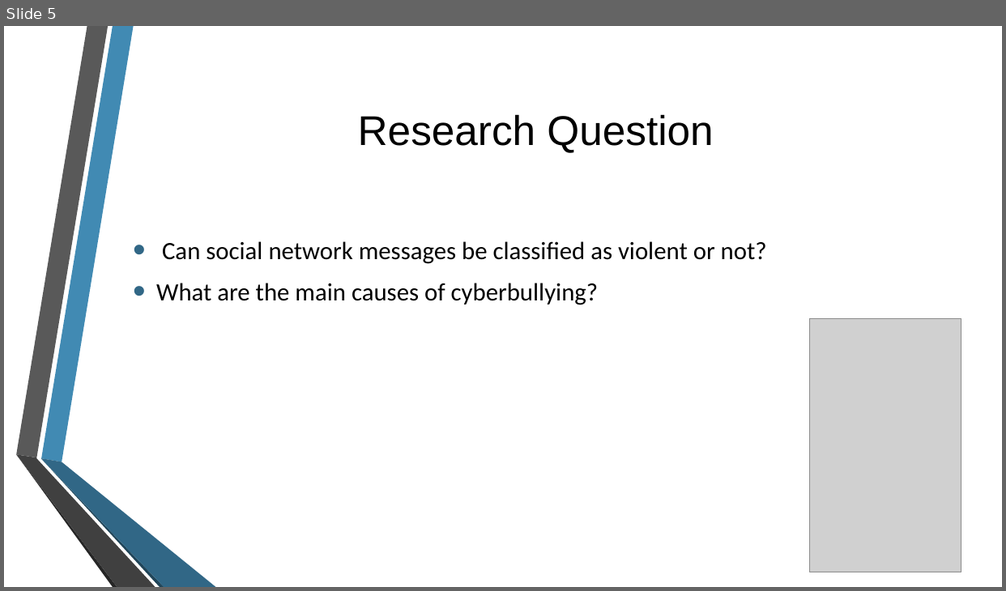
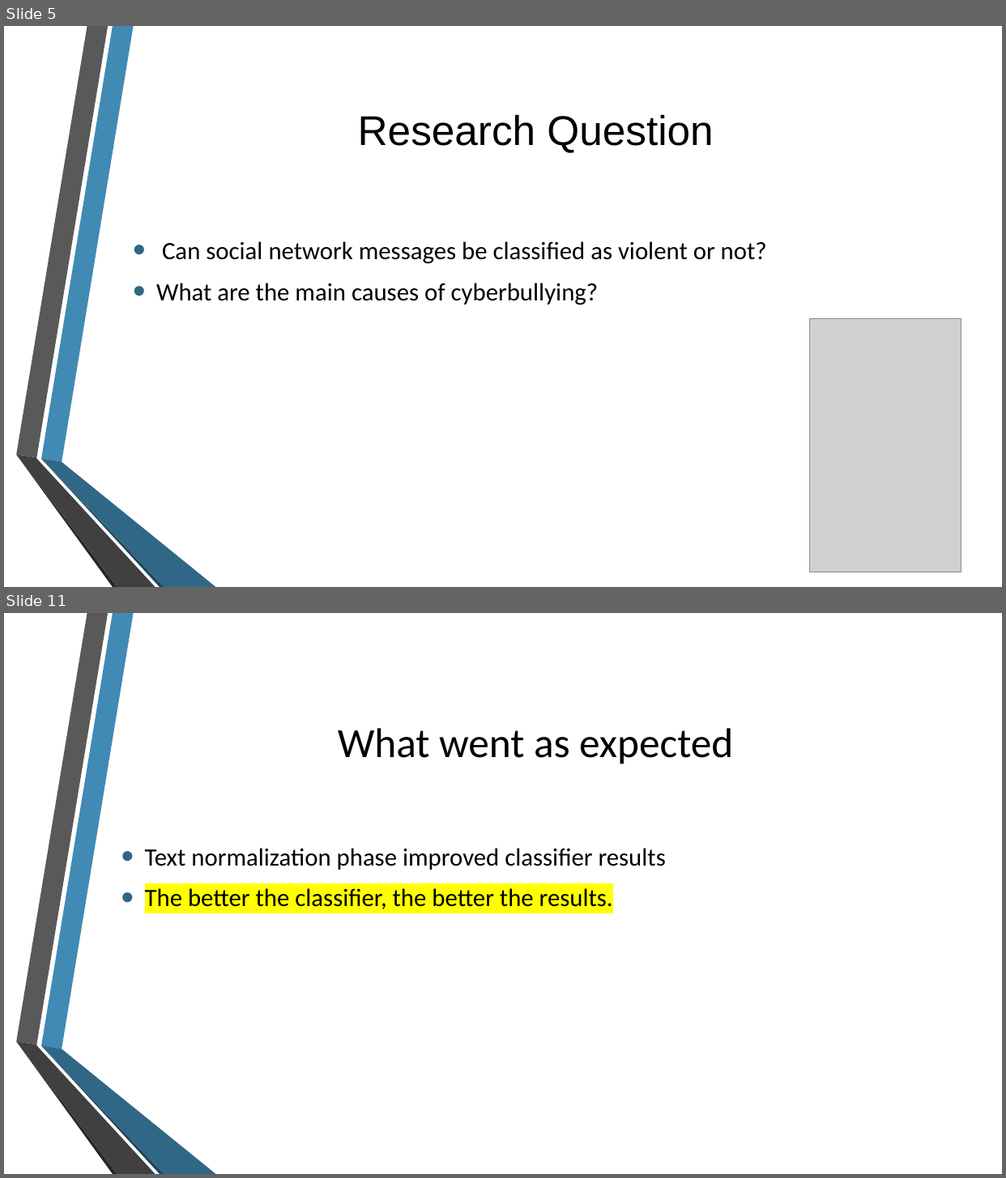
Before and after one commit to may-tal/nlpProject, a slide deck: CyberBullying.pptx. Shown one above the other, each under a label of ours: slide 5 before the commit, slides 5 and 11 after it; the slides between them are not shown. The pictures are 1006x591 and 1006x1178 pixels, drawn with LibreOffice and Linux fonts; fonts in the diff are those of the drawing; grey boxes stand for pictures; background and template pictures are left out. Boxes give left, top, right and bottom in pixels: in the first picture for what was removed or moved away, otherwise in the second. Text is boxed around its words. In the diff, an @@ line names an element or a change of style, - is before the commit and + after.

```diff
--- a/CyberBullying.pptx
+++ b/CyberBullying.pptx
@@ slide 11 added at (4, 613, 1002, 1174), background picture (left out); not listed: 6 template elements that a slide beside it also shows @@
@@ title added at (338, 728, 733, 764), 40 pt, text #000000 @@
+What went as expected
@@ text added at (145, 848, 666, 909), 24 pt, text #000000 @@
+• Text normalization phase improved classifier results
+• The better the classifier, the better the results.
```
Also in this commit, not shown: 2 slides changed, 6 other slides added, 1 slide removed.
